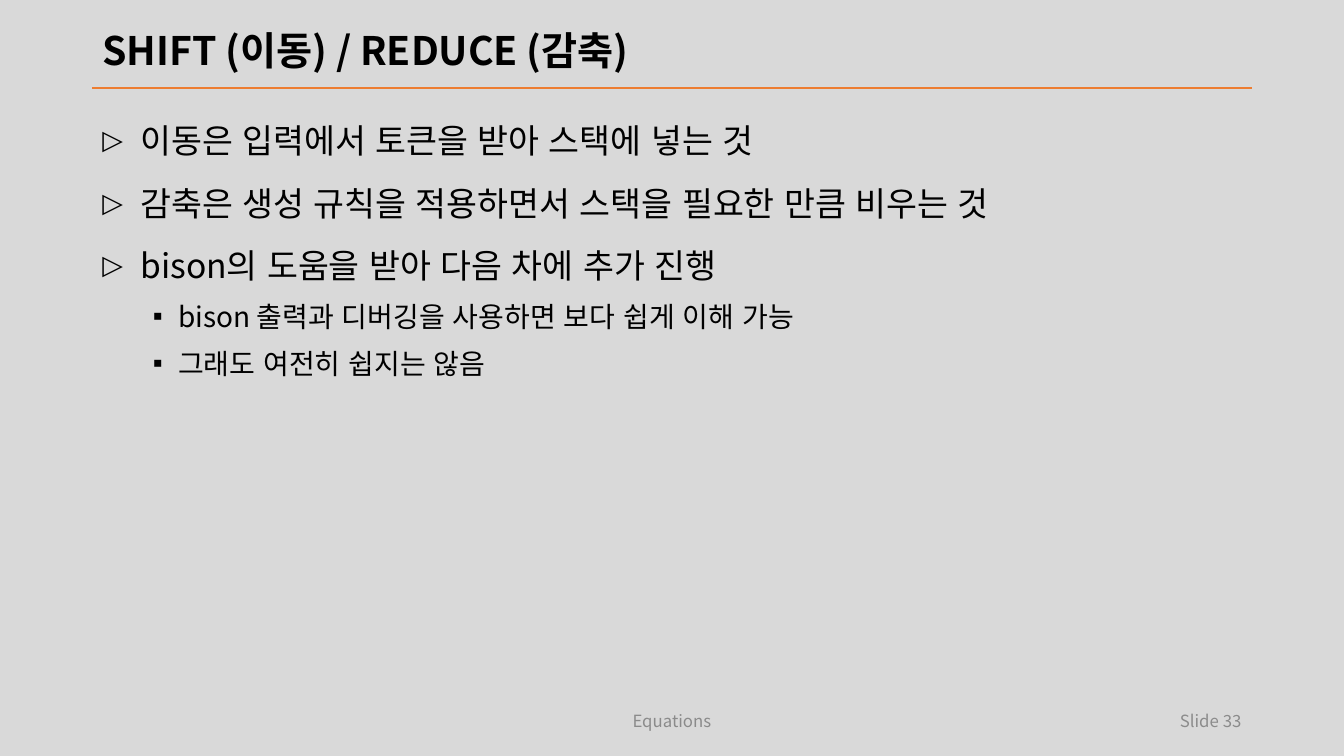
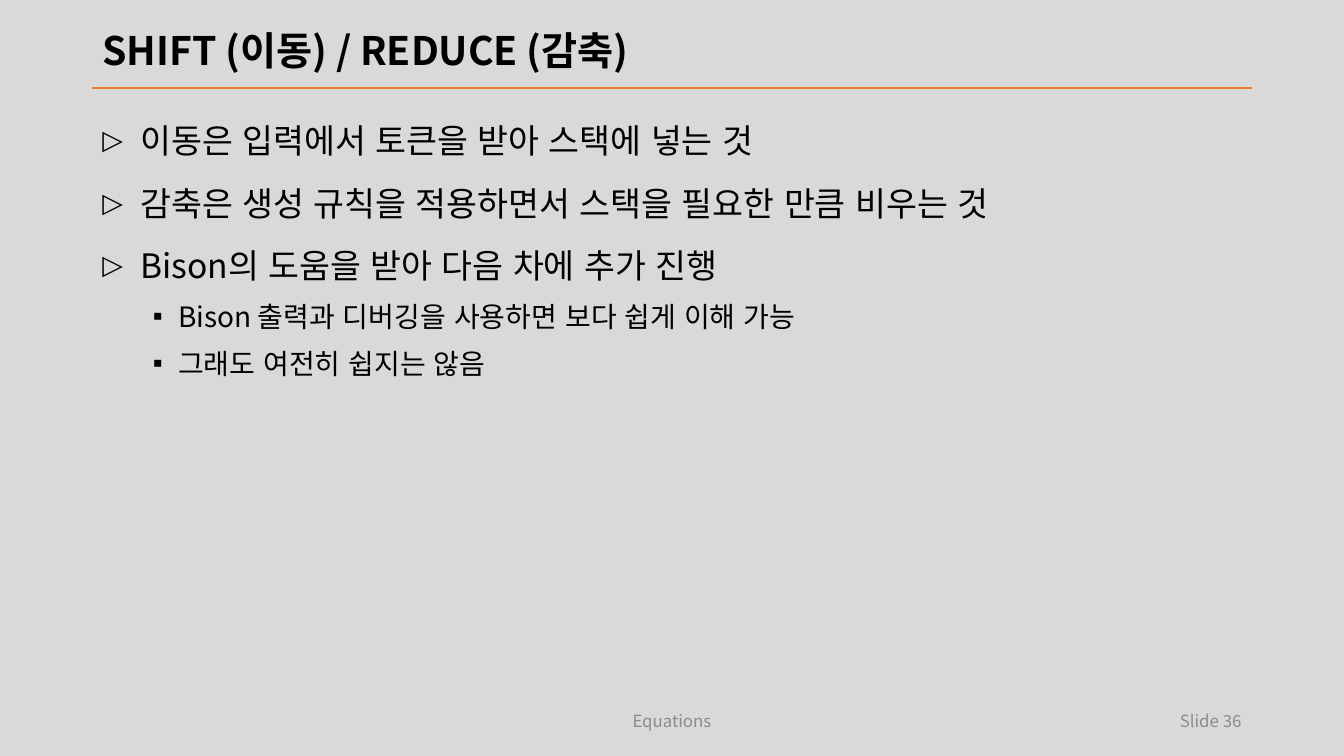
Before and after one commit to laxtools/article, a slide deck: slide 36 of programming/compiler/lecture/note.pptx (slide 33 before the commit). Drawn at 1344x756 pixels with LibreOffice and Linux fonts; fonts in the diff are those of the drawing. Boxes give left, top, right and bottom in pixels: in the first picture for what was removed or moved away, otherwise in the second. Text is boxed around its words. In the diff, an @@ line names an element or a change of style, - is before the commit and + after.

```diff
--- a/programming/compiler/lecture/note.pptx
+++ b/programming/compiler/lecture/note.pptx
@@ text at bbox=[140, 250, 796, 330]: text changed @@
-▷ bison의 도움을 받아 다음 차에 추가 진행
-  ▪ bison 출력과 디버깅을 사용하면 보다 쉽게 이해 가능
+▷ Bison의 도움을 받아 다음 차에 추가 진행
+  ▪ Bison 출력과 디버깅을 사용하면 보다 쉽게 이해 가능
@@ page number at bbox=[1180, 714, 1242, 727]: text changed @@
-Slide 33
+Slide 36
```
Also in this commit, not shown: 9 other slides changed, 43 slides added, 1 slide removed, 1 other file.
